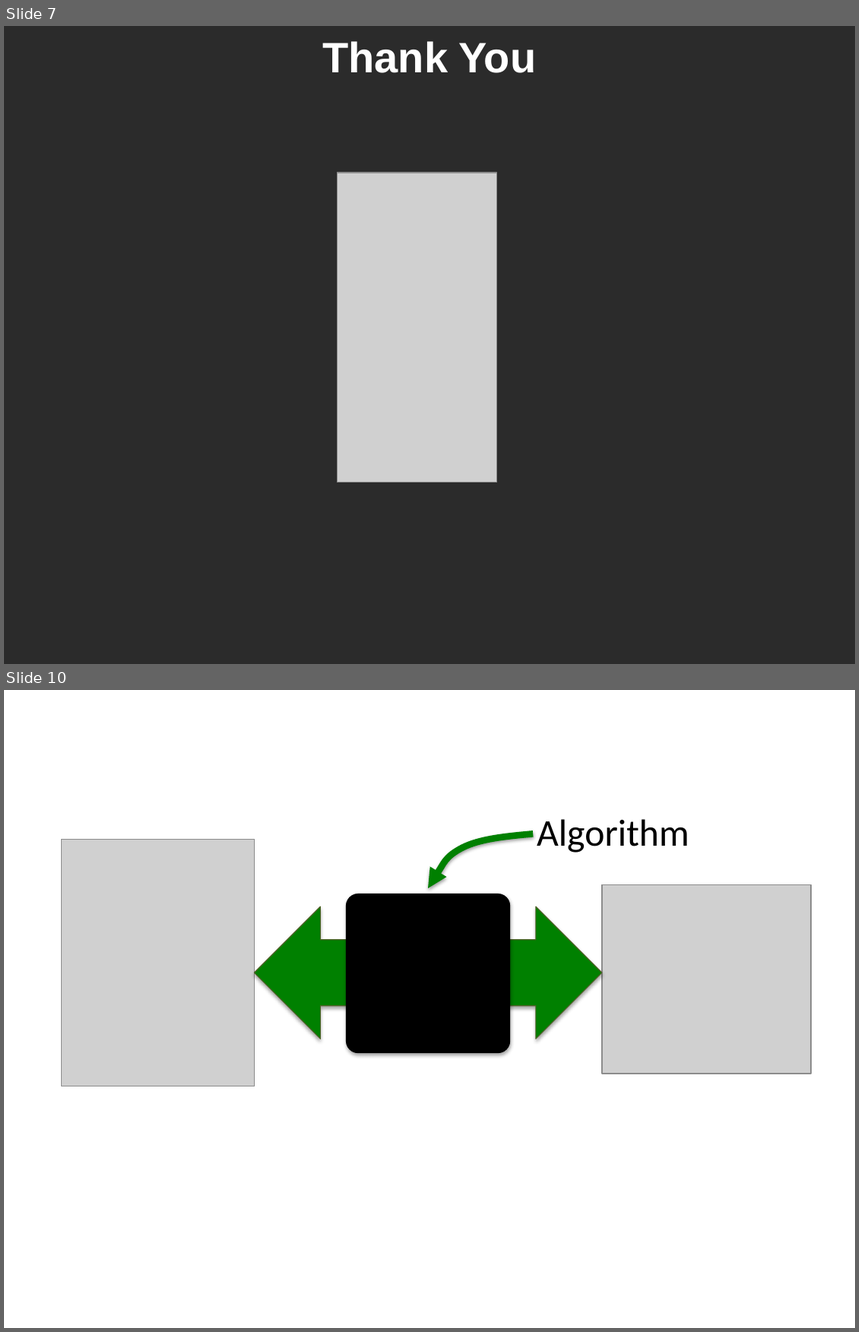
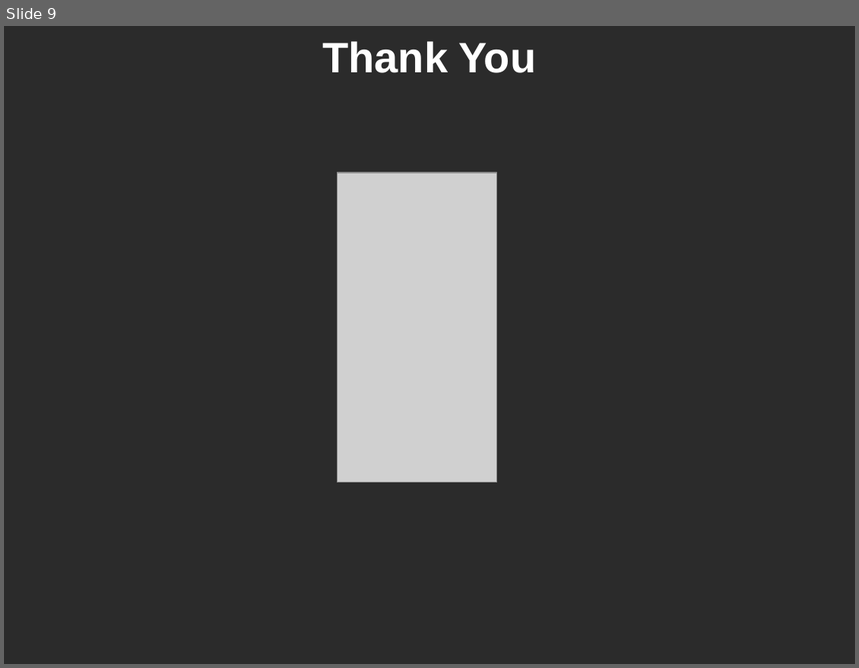
Before and after one commit to ominux/ece532, a slide deck: project/april_11/john.pptx. Shown one above the other, each under a label of ours: slides 7 and 10 before the commit, slide 9 after it; the slides between them are not shown. The pictures are 859x1332 and 859x668 pixels, drawn with LibreOffice and Linux fonts; fonts in the diff are those of the drawing; grey boxes stand for pictures; background and template pictures are left out; a plain dark background stands for a picture behind light text. Boxes give left, top, right and bottom in pixels: in the first picture for what was removed or moved away, otherwise in the second. Text is boxed around its words. In the diff, an @@ line names an element or a change of style, - is before the commit and + after.

```diff
--- a/project/april_11/john.pptx
+++ b/project/april_11/john.pptx
@@ slide 10 removed at [4,690,855,1328], background picture (left out) @@
@@ text removed at [537,819,690,853] @@
-Algorithm
@@ picture removed at [62,840,254,1087] @@
@@ freeform shape removed at [428,834,533,888] @@
@@ rounded rectangle removed at [346,894,509,1053] @@
@@ picture removed at [602,885,812,1074] @@
@@ left right arrow removed at [254,907,602,1039] @@
@@ what was slide 7 is now slide 9 @@
```
Also in this commit, not shown: 1 slide changed, 4 slides added, 6 other slides removed.
